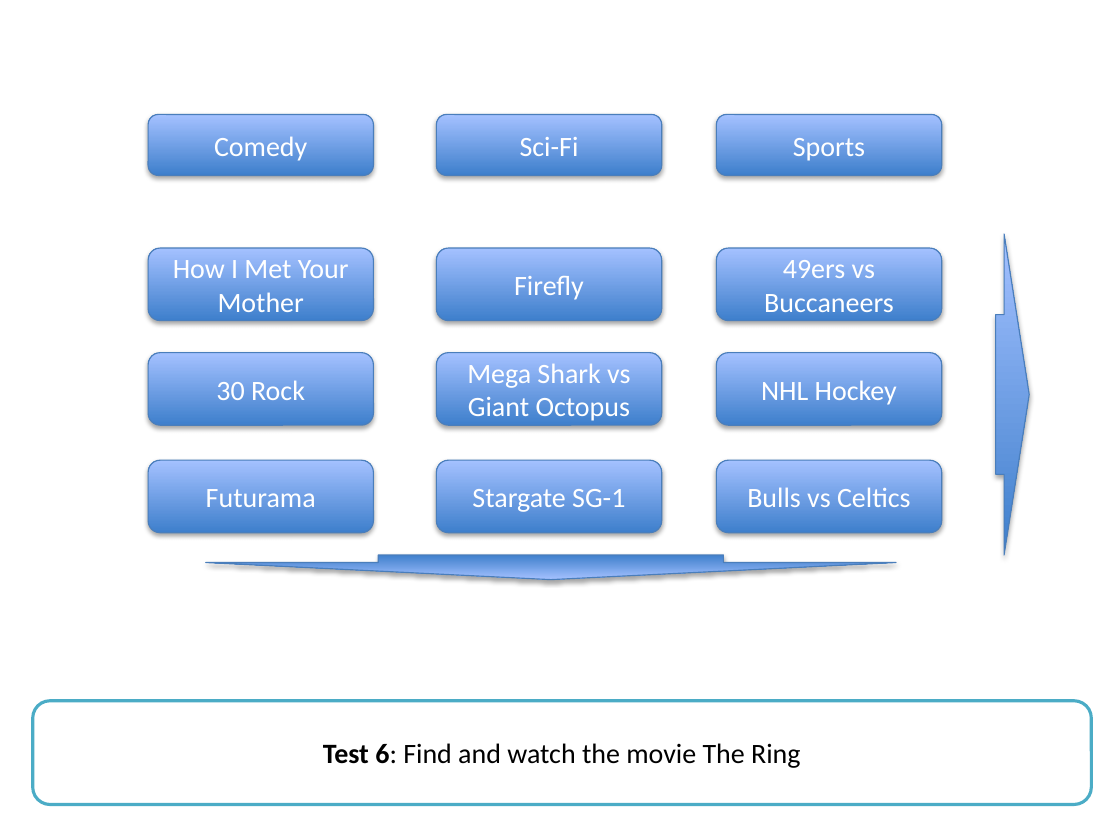
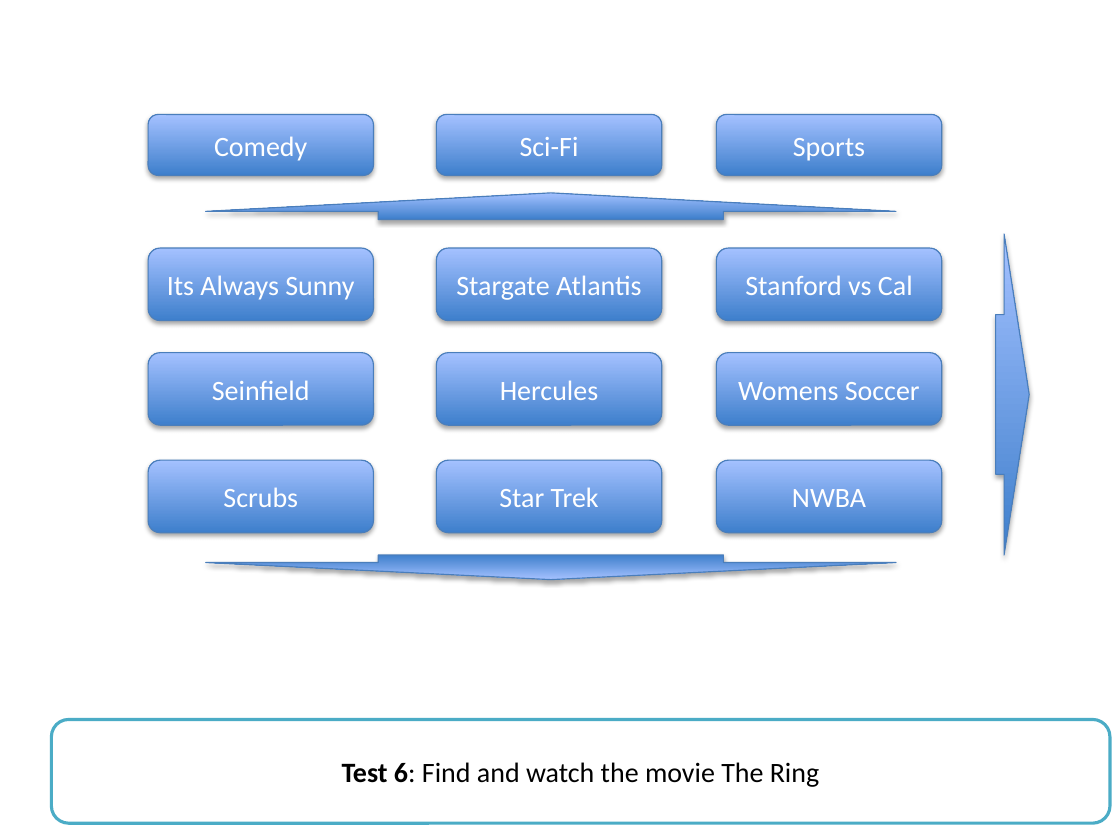
Before and after one commit to kennyk616/CS247-P4-Website, a slide deck: slide 12 of download/woz1.pptx (slide 13 before the commit). Drawn at 1120x840 pixels with LibreOffice and Linux fonts; fonts in the diff are those of the drawing; background and template pictures are left out. Boxes give left, top, right and bottom in pixels: in the first picture for what was removed or moved away, otherwise in the second. Text is boxed around its words. In the diff, an @@ line names an element or a change of style, - is before the commit and + after.

```diff
--- a/download/woz1.pptx
+++ b/download/woz1.pptx
@@ up arrow added at [206,193,896,220], fill gradient #3F80CE to #A4C4FF, outline #4B7EBC 0.75 pt @@
@@ text in rounded rectangle at [167,275,354,300]: text changed @@
-How I Met Your Mother
+Its Always Sunny
@@ text in rounded rectangle at [456,275,642,300]: text changed @@
-Firefly
+Stargate Atlantis
@@ text in rounded rectangle at [745,275,913,295]: text changed @@
-49ers vs Buccaneers
+Stanford vs Cal
@@ text in rounded rectangle at [212,380,310,400]: text changed @@
-30 Rock
+Seinfield
@@ text in rounded rectangle at [500,380,598,400]: text changed @@
-Mega Shark vs Giant Octopus
+Hercules
@@ text in rounded rectangle at [738,382,920,400]: text changed @@
-NHL Hockey
+Womens Soccer
@@ text in rounded rectangle at [223,487,298,507]: text changed @@
-Futurama
+Scrubs
@@ text in rounded rectangle at [499,487,599,507]: text changed @@
-Stargate SG-1
+Star Trek
@@ text in rounded rectangle at [792,489,866,507]: text changed @@
-Bulls vs Celtics
+NWBA
@@ rounded rectangle "Test 6: Find and watch ...": place and size @@
-rounded rectangle "Test 6: Find and watch ..." at [32,701,1091,805]
+rounded rectangle "Test 6: Find and watch ..." at [52,719,1110,823]
```
Also in this commit, not shown: 1 slide removed, 5 other files.
